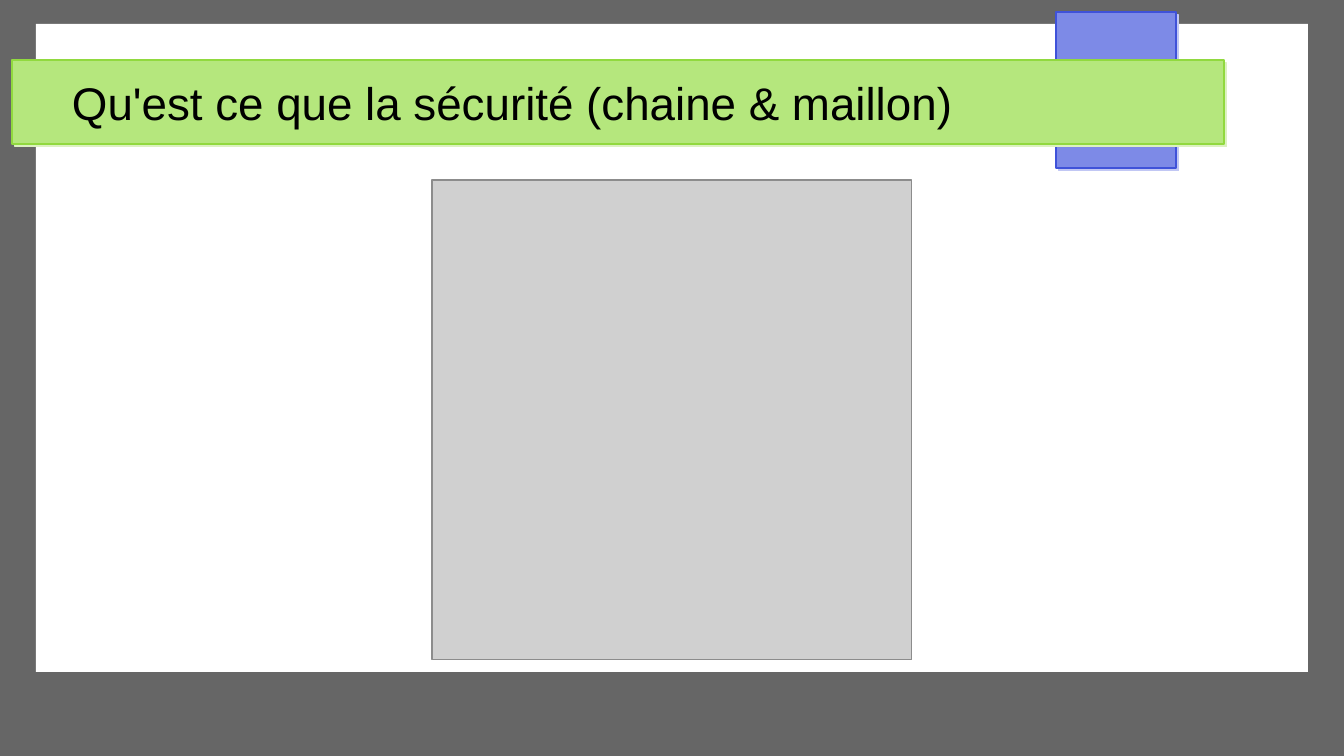
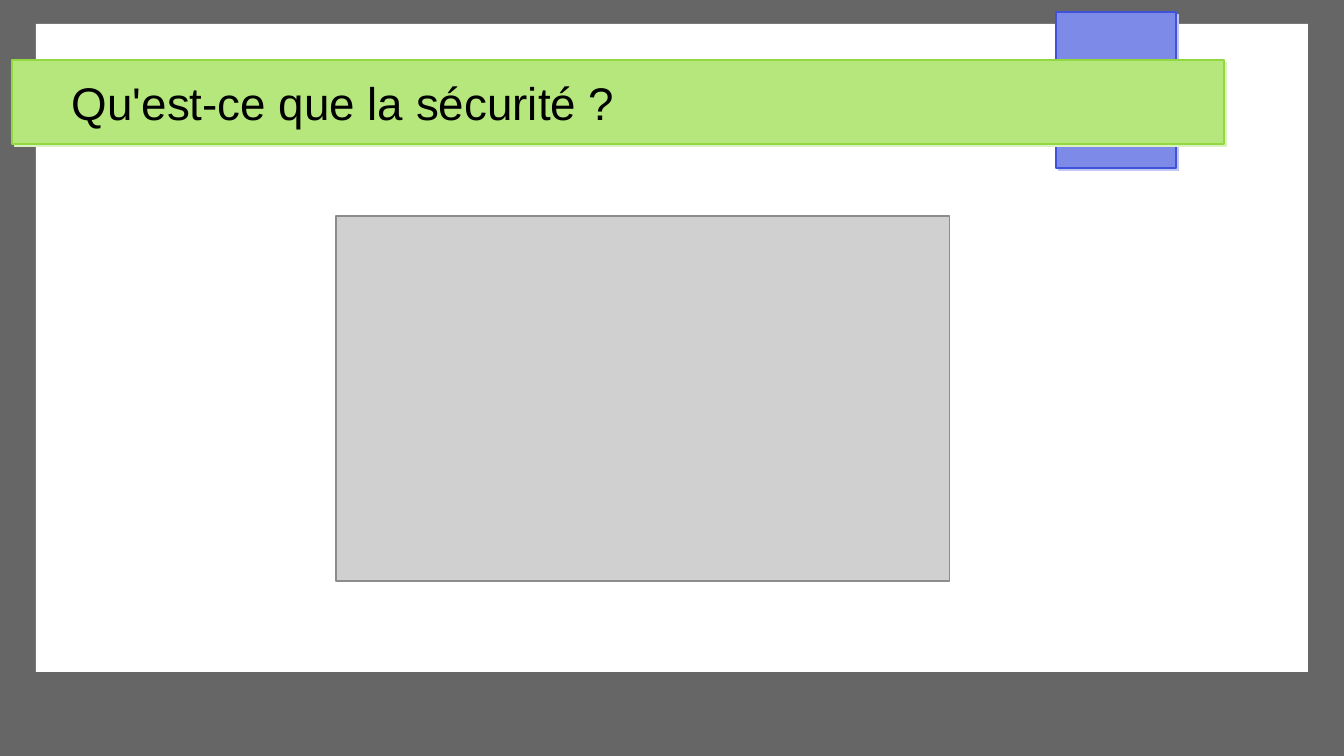
Before and after one commit to Akipe/abc_2105, a slide deck: slide 6 of other/presentations/securite_app_web/presentation_securite_app_web_v2.odp (slide 5 before the commit). Drawn at 1344x756 pixels with LibreOffice and Linux fonts; fonts in the diff are those of the drawing; grey boxes stand for pictures. Boxes give left, top, right and bottom in pixels: in the first picture for what was removed or moved away, otherwise in the second. Text is boxed around its words. In the diff, an @@ line names an element or a change of style, - is before the commit and + after.

```diff
--- a/other/presentations/securite_app_web/presentation_securite_app_web_v2.odp
+++ b/other/presentations/securite_app_web/presentation_securite_app_web_v2.odp
@@ title at <box>72,86,576,129</box>: text changed @@
-Qu'est ce que la sécurité (chaine & maillon)
+Qu'est-ce que la sécurité ?
@@ picture: place and size @@
-picture at <box>432,181,912,661</box>
+picture at <box>337,216,950,581</box>
```
Also in this commit, not shown: 13 other slides changed, 2 slides added, 4 slides removed, 4 other files.
